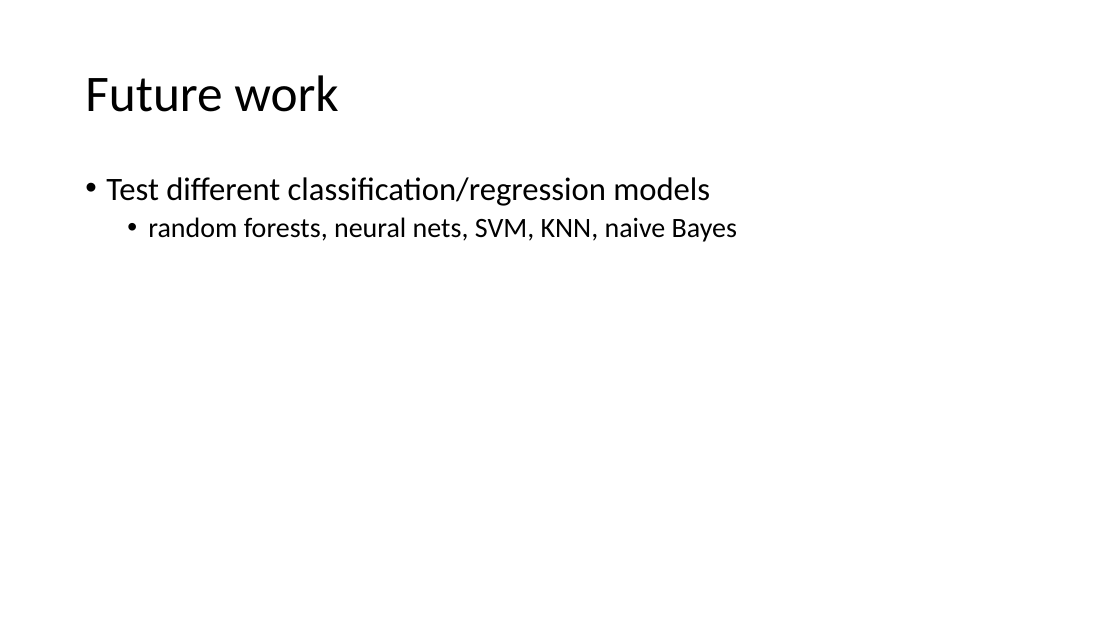
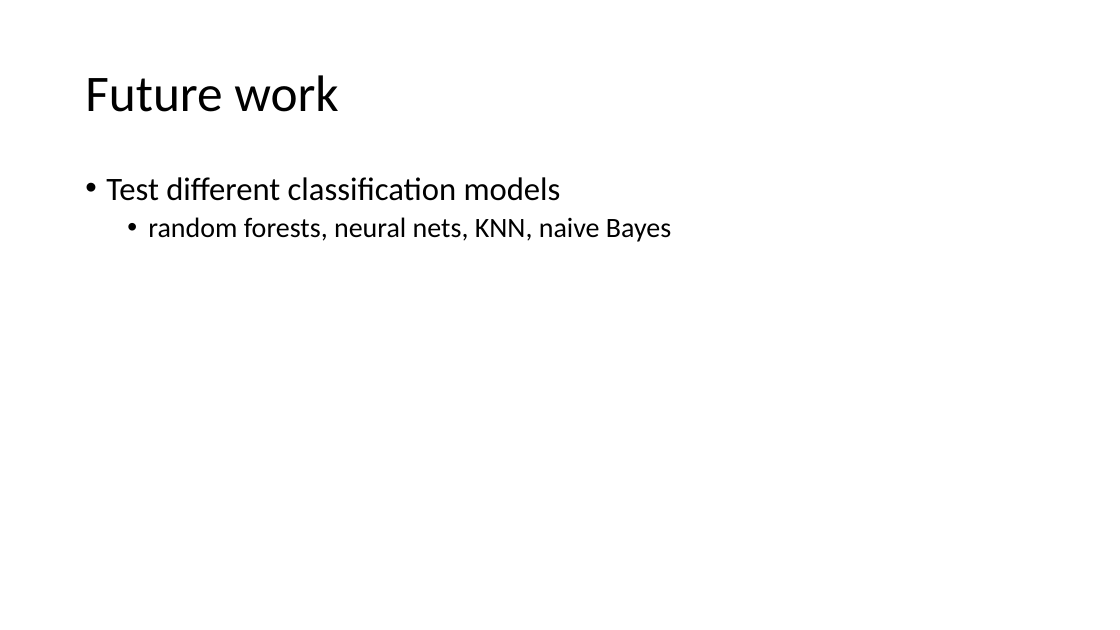
Before and after one commit to marianlonga/FakeNews, a slide deck: slide 22 of Fake News Progress Report.pptx (slide 12 before the commit). Drawn at 1120x630 pixels with LibreOffice and Linux fonts; fonts in the diff are those of the drawing. Boxes give left, top, right and bottom in pixels: in the first picture for what was removed or moved away, otherwise in the second. Text is boxed around its words. In the diff, an @@ line names an element or a change of style, - is before the commit and + after.

```diff
--- a/Fake News Progress Report.pptx
+++ b/Fake News Progress Report.pptx
@@ text at [106,177,671,242]: text changed; size 28 to 24 pt @@
-• Test different classification/regression models
-  • random forests, neural nets, SVM, KNN, naive Bayes
+• Test different classification models
+  • random forests, neural nets, KNN, naive Bayes
```
Also in this commit, not shown: 8 other slides changed, 13 slides added, 3 slides removed, 4 other files.
